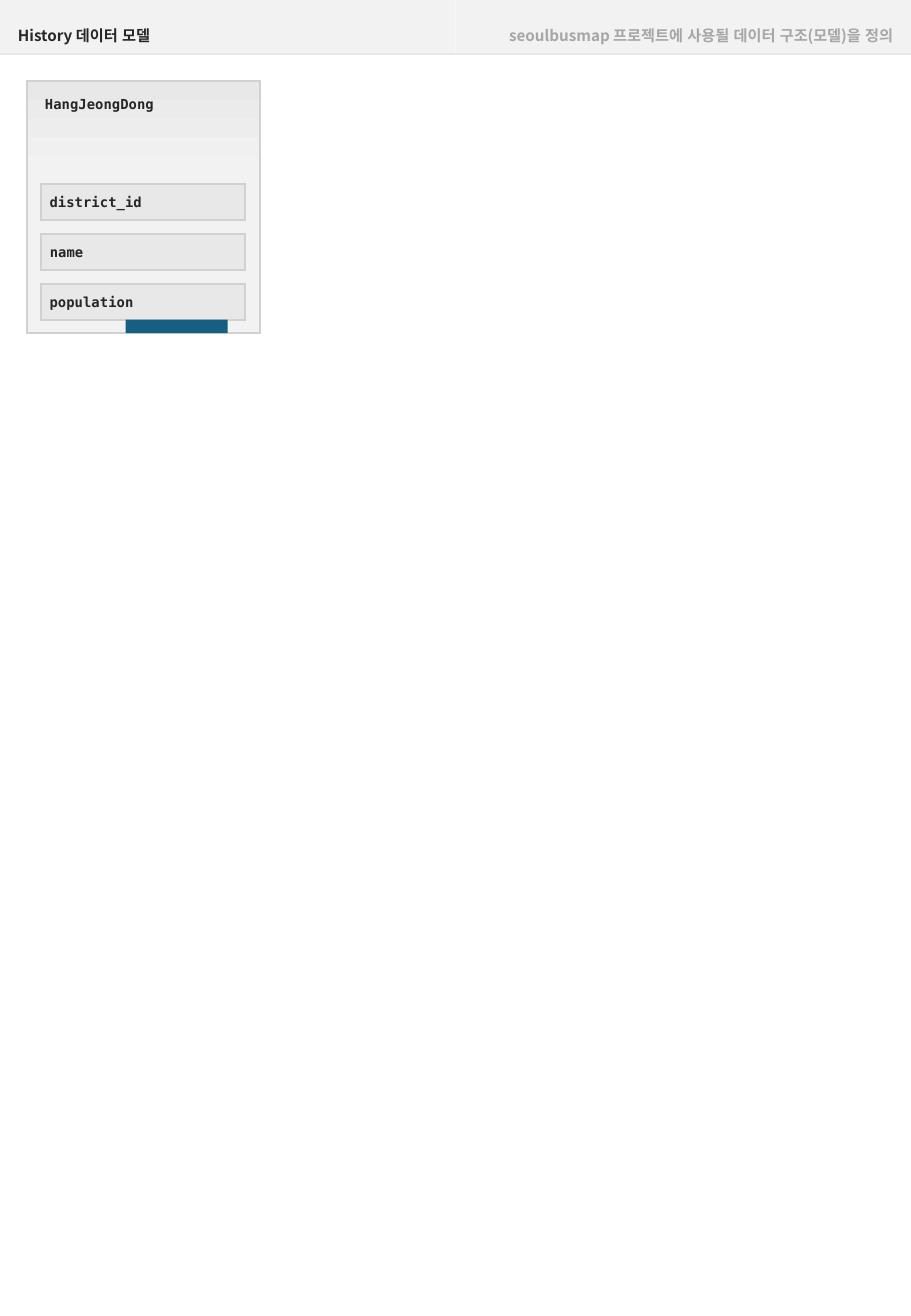
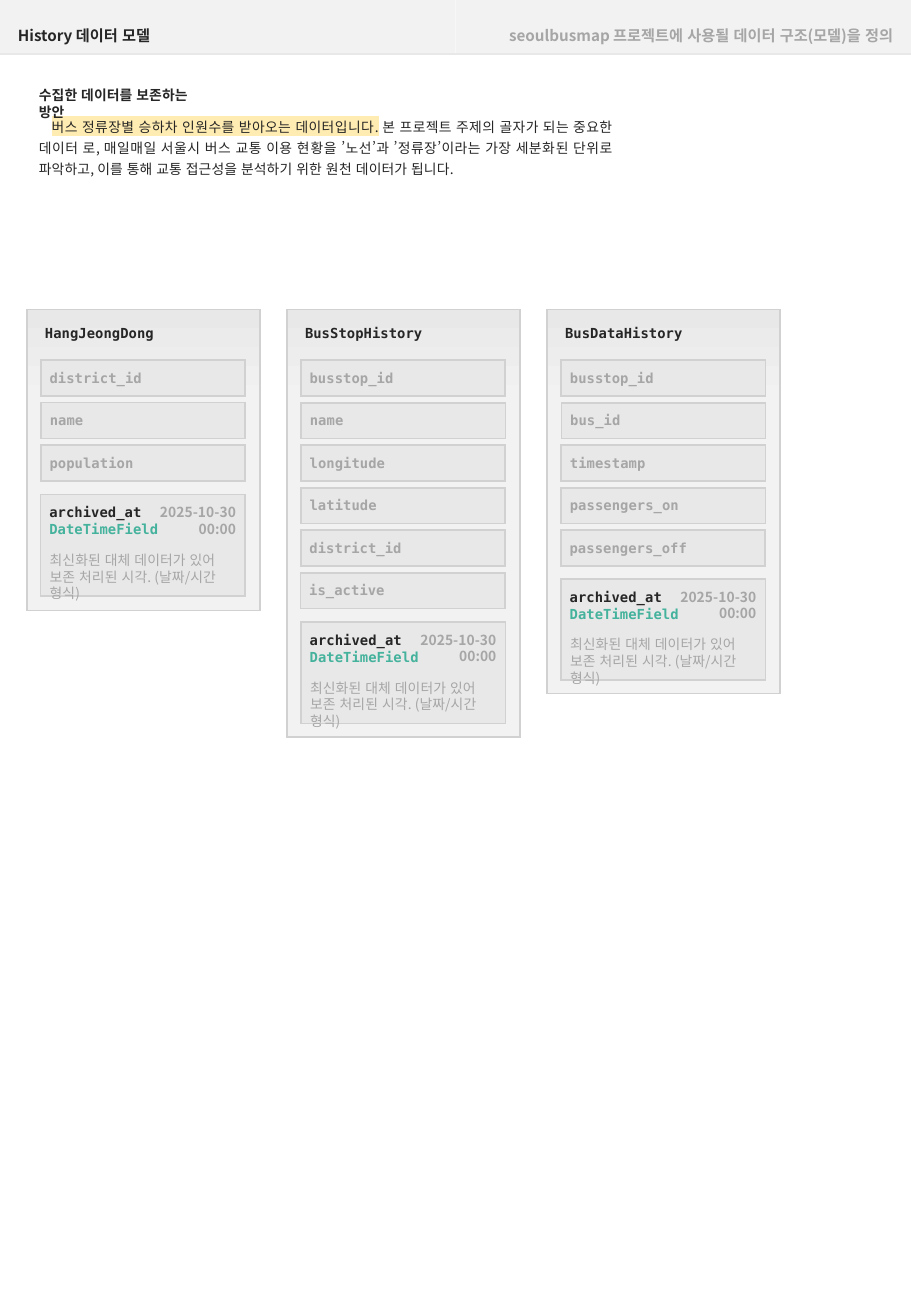
Before and after one commit to tansan7271/seoulbusmap, a slide deck: slide 4 of documents/기능 명세서 및 다이어그램 그래픽.pptx. Drawn at 911x1316 pixels with LibreOffice and Linux fonts; fonts in the diff are those of the drawing. Boxes give left, top, right and bottom in pixels: in the first picture for what was removed or moved away, otherwise in the second. Text is boxed around its words. In the diff, an @@ line names an element or a change of style, - is before the commit and + after.

Commit message:
feat: 코드 전반 리팩토링 및 자동 데이터 수집 스케줄러 기능 구현

```diff
--- a/documents/기능 명세서 및 다이어그램 그래픽.pptx
+++ b/documents/기능 명세서 및 다이어그램 그래픽.pptx
@@ text added at [39, 88, 187, 121], 8.2 pt, text #262626, bold @@
+수집한 데이터를 보존하는 방안
@@ text added at [39, 120, 612, 177], 8.2 pt, text #262626 @@
+버스 정류장별 승하차 인원수를 받아오는 데이터입니다. 본 프로젝트 주제의 골자가 되는 중요한 데이터 로, 매일매일 서울시 버스 교통 이용 현황을 ’노선’과 ’정류장’이라는 가장 세분화된 단위로 파악하고, 이를 통해 교통 접근성을 분석하기 위한 원천 데이터가 됩니다.
@@ text "HangJeongDong": place and size @@
-text "HangJeongDong" at [45, 99, 154, 112]
+text "HangJeongDong" at [45, 328, 154, 341]
@@ rectangle: place and size @@
-rectangle at [27, 80, 260, 175]
+rectangle at [27, 310, 260, 404]
@@ rectangle: place and size @@
-rectangle at [27, 80, 260, 333]
+rectangle at [27, 310, 260, 611]
@@ rectangle: place and size @@
-rectangle at [27, 80, 260, 333]
+rectangle at [27, 310, 260, 611]
@@ rectangle removed at [125, 319, 227, 333] @@
@@ text colour #262626 to #A6A6A6 in 3 elements at [50, 457, 134, 471], [50, 417, 83, 425], [50, 372, 142, 386] @@
@@ text "district_id": place and size @@
-text "district_id" at [50, 195, 142, 210]
+text "district_id" at [50, 372, 142, 386]
@@ rectangle: place and size @@
-rectangle at [41, 183, 245, 220]
+rectangle at [41, 361, 245, 397]
@@ text "name": place and size @@
-text "name" at [50, 249, 83, 257]
+text "name" at [50, 417, 83, 425]
@@ rectangle: place and size @@
-rectangle at [41, 234, 245, 271]
+rectangle at [41, 402, 245, 438]
@@ text "population": place and size @@
-text "population" at [50, 295, 134, 310]
+text "population" at [50, 457, 134, 471]
@@ rectangle: place and size @@
-rectangle at [41, 284, 245, 321]
+rectangle at [41, 445, 245, 481]
@@ group added at [40, 494, 244, 600]: 3 texts, 1 rectangle @@
+archived_at
+DateTimeField
+최신화된 대체 데이터가 있어 보존 처리된 시각. (날짜/시간 형식)
+2025-10-30 00:00
@@ group added at [547, 310, 780, 694]: 9 rectangles, 9 texts @@
+BusDataHistory
+busstop_id
+bus_id
+timestamp
+passengers_on
+passengers_off
+archived_at
+DateTimeField
+최신화된 대체 데이터가 있어 보존 처리된 시각. (날짜/시간 형식)
+2025-10-30 00:00
@@ group added at [287, 310, 520, 737]: 10 rectangles, 10 texts @@
+BusStopHistory
+busstop_id
+name
+longitude
+latitude
+district_id
+is_active
+archived_at
+DateTimeField
+최신화된 대체 데이터가 있어 보존 처리된 시각. (날짜/시간 형식)
+2025-10-30 00:00
```
Also in this commit, not shown: 3 other slides changed, 15 other files.
